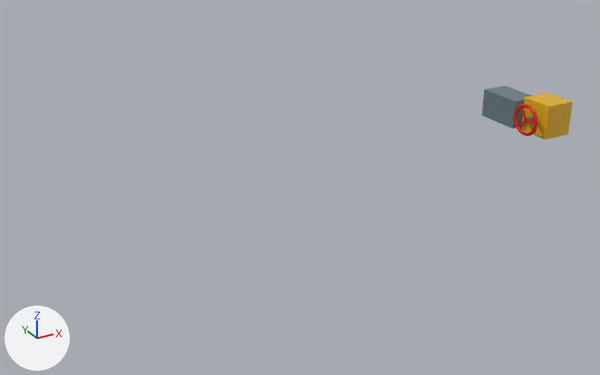
A saved change to the OBJ model models/main_shaft/rotor_lock.obj.
Both versions are drawn from a 50 mm camera at (-3.81, -4.04, 1.39) aimed at (-1.48, 0.19, -0.73). The axes (+X, +Y, +Z) are drawn at lower left. The lights are the same throughout. The picture after the commit comes second. Where no turn or scale is listed for an object, it has been applied to the vertices.

The first picture shows 'rotor_lock'.
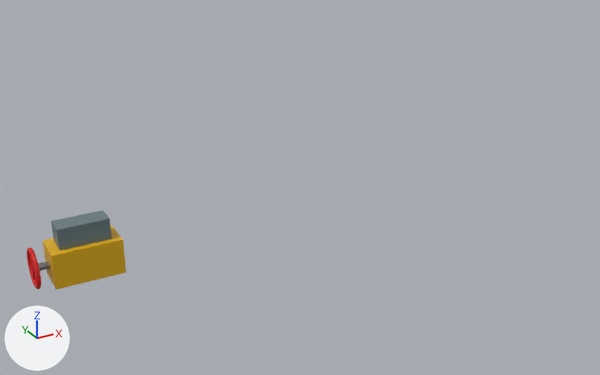
Changed parts and their boxes [x1, y1, x2, y2] in the pictures (600 x 375 px; the box of a moved part takes in the faces that stretch with it):
```json
{"object": "rotor_lock", "change": "reshaped", "before": [482, 86, 573, 140], "after": [27, 210, 126, 290], "on screen": "9% wider, 47% taller"}
{"part": 1, "of": "me_rotor_lock", "change": "added", "after": [43, 225, 126, 290], "on screen": "yellow"}
{"part": 2, "of": "me_rotor_lock", "change": "added", "after": [51, 210, 112, 251]}
{"part": 3, "of": "me_rotor_lock", "change": "moved or reshaped", "before": [514, 104, 538, 136], "after": [27, 248, 41, 289]}
{"part": 4, "of": "me_rotor_lock", "change": "moved or reshaped", "before": [525, 116, 534, 123], "after": [33, 261, 50, 271]}
{"part": 5, "of": "me_rotor_lock", "change": "deleted", "before": [521, 93, 573, 140]}
{"part": 6, "of": "me_rotor_lock", "change": "deleted", "before": [482, 86, 532, 129]}
```

Edits to the scene script, one JSON object a line:
```json
{"block": "me_rotor_lock", "where": "# used by ob_rotor_lock; location = (0.0, 0.0, 0.0)"}
{"op": "remove", "block": "me_rotor_lock", "code": "me_rotor_lock.from_pydata(...)  # 744 vertices, 1464 faces; spans x 0.188..0.5, y -0.12..0.45, z -0.62..-0.38"}
{"op": "add", "block": "me_rotor_lock", "code": "me_rotor_lock.from_pydata(...)  # 744 vertices, 1464 faces; spans x -3.192..-2.72, y -0.112..0.112, z -0.872..-0.54"}
{"block": "me_rotor_lock", "change": "me_rotor_lock part 1: a new loose piece, a box spanning x -3.1..-2.72, y -0.1..0.1, z -0.86..-0.66, in mat_hatch_yellow (yellow #e5b30d)"}
{"block": "me_rotor_lock", "change": "me_rotor_lock part 2: a new loose piece, a box spanning x -3.05..-2.77, y -0.06..0.06, z -0.68..-0.54, in mat_gear_paint (greyish cyan #6b7f85)"}
{"block": "me_rotor_lock", "change": "me_rotor_lock part 3: the loose piece of 576 vertices spanning x 0.188..0.212, y -0.112..0.112, z -0.612..-0.388 is moved by (-3.38, 0.0, -0.26)"}
{"block": "me_rotor_lock", "change": "me_rotor_lock part 4: the loose piece of 128 vertices spanning x 0.2..0.28, y -0.02..0.02, z -0.52..-0.48 is moved by (-3.38, 0.0, -0.26)"}
{"block": "me_rotor_lock", "change": "me_rotor_lock part 5: the loose piece of 8 vertices spanning x 0.28..0.5, y -0.12..0.12, z -0.62..-0.38 is deleted"}
{"block": "me_rotor_lock", "change": "me_rotor_lock part 6: the loose piece of 8 vertices spanning x 0.2..0.4, y 0.12..0.45, z -0.6..-0.4 is deleted"}
{"block": "me_rotor_lock", "change": "other edits to the shape of me_rotor_lock do not show in these pictures"}
```
